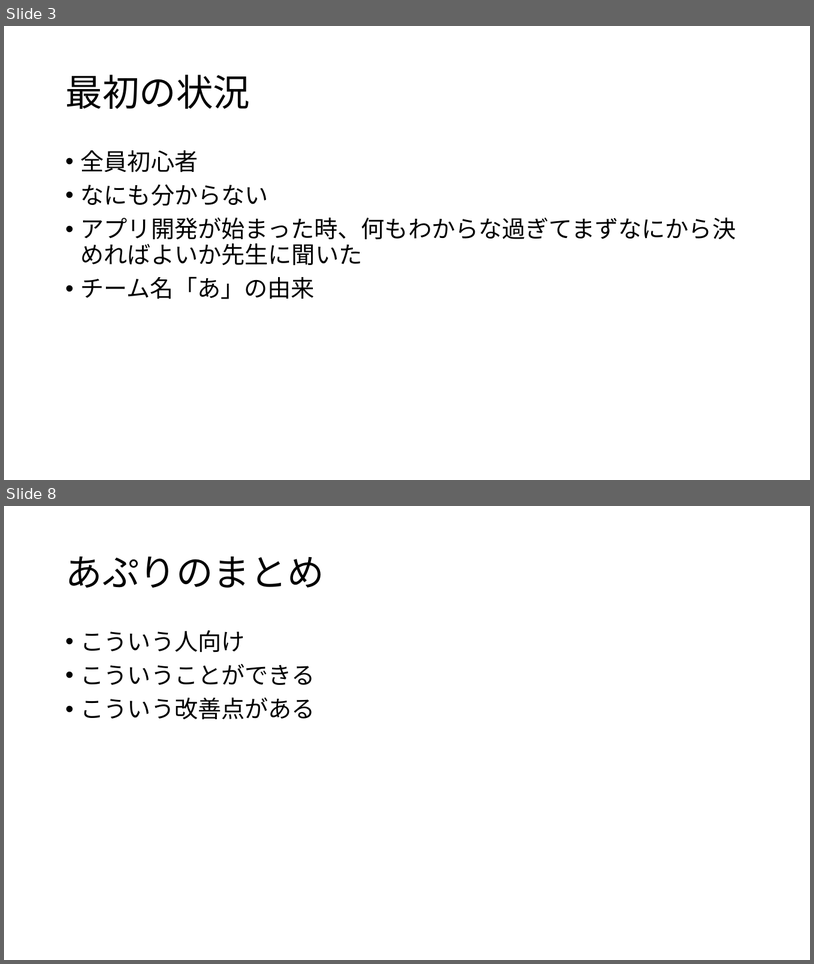
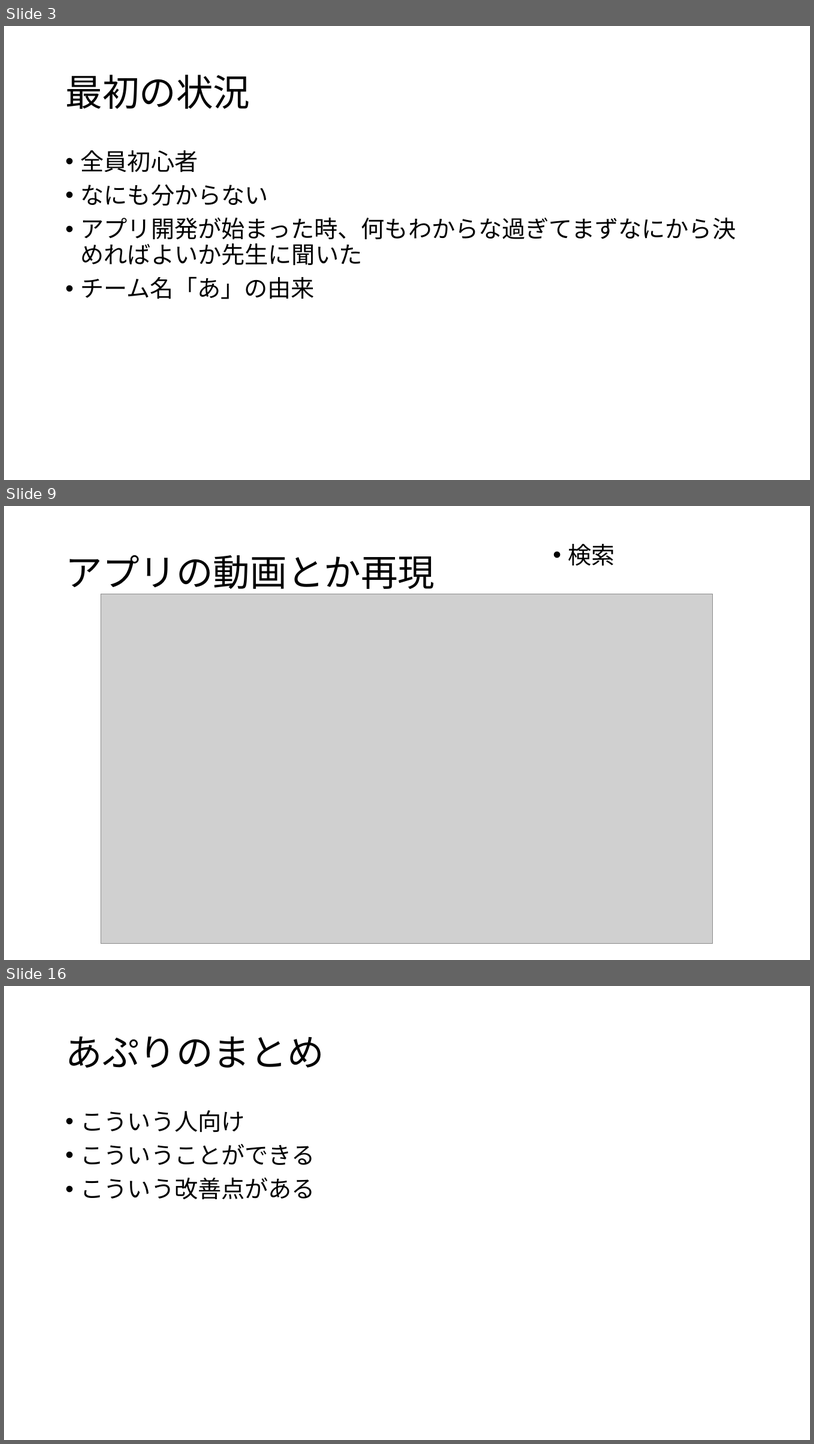
Before and after one commit to plusdojo2024/A4, a slide deck: doc/発表資料/発表資料.pptx. Shown one above the other, each under a label of ours: slides 3 and 8 before the commit, slides 3, 9 and 16 after it; the slides between them are not shown. The pictures are 814x964 and 814x1444 pixels, drawn with LibreOffice and Linux fonts; fonts in the diff are those of the drawing; grey boxes stand for pictures. Boxes give left, top, right and bottom in pixels: in the first picture for what was removed or moved away, otherwise in the second. Text is boxed around its words. In the diff, an @@ line names an element or a change of style, - is before the commit and + after.

```diff
--- a/doc/発表資料/発表資料.pptx
+++ b/doc/発表資料/発表資料.pptx
@@ slide 9 added at <box>4,506,810,960</box>, background #FFFFFF @@
@@ title added at <box>65,555,435,595</box>, 44 pt, text #000000 @@
+アプリの動画とか再現
@@ text added at <box>569,544,615,566</box>, 28 pt, text #000000 @@
+• 検索
@@ picture added at <box>101,594,714,943</box> @@
@@ what was slide 8 is now slide 16 @@
```
Also in this commit, not shown: 5 slides changed, 7 other slides added, 5 slides removed, 1 other file.
